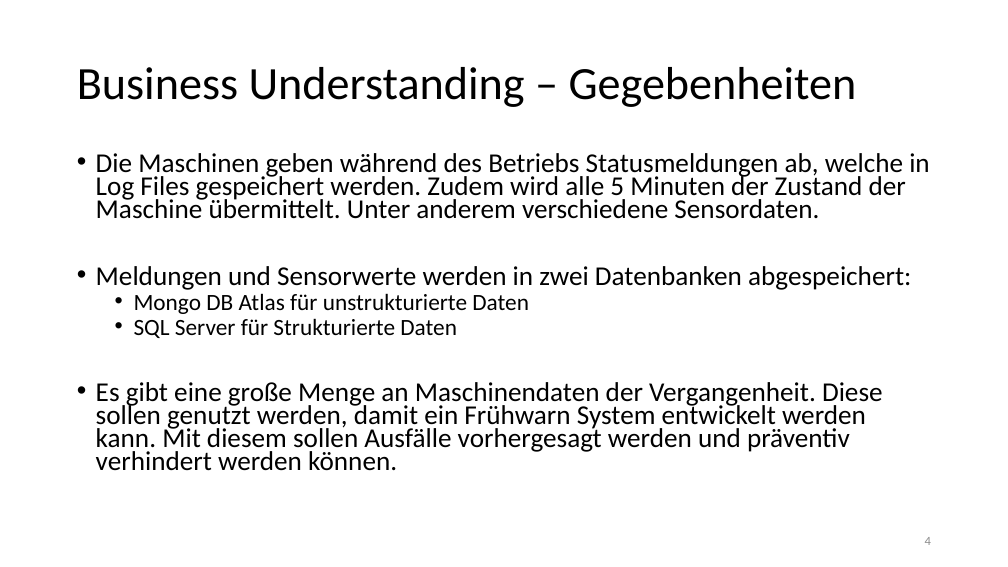
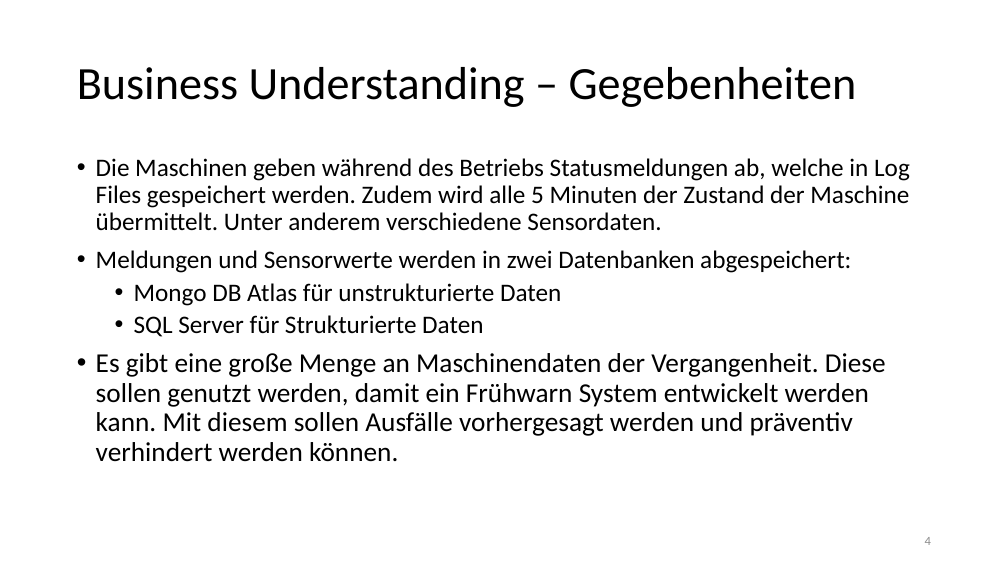
Before and after one commit to Flitschi7/big-data-management, a slide deck: slide 4 of Organisational/Dokumentation HHZ Rocket Project.pptx. Drawn at 1008x567 pixels with LibreOffice and Linux fonts; fonts in the diff are those of the drawing. Boxes give left, top, right and bottom in pixels: in the first picture for what was removed or moved away, otherwise in the second. Text is boxed around its words. In the diff, an @@ line names an element or a change of style, - is before the commit and + after.

```diff
--- a/Organisational/Dokumentation HHZ Rocket Project.pptx
+++ b/Organisational/Dokumentation HHZ Rocket Project.pptx
@@ text "Die Maschinen geben während des ..." at [96, 158, 910, 462]: size 25.9 to 24 pt in "Die Maschinen geben während des Betriebs Statusmeldungen ...", "Meldungen und Sensorwerte werden in zwei Datenbanken ..."; size 22.2 to 24 pt in "Mongo DB Atlas für unstrukturierte Daten", "SQL Server für Strukturierte Daten"; size 25.9 to 26 pt in "Es gibt eine große Menge an Maschinendaten ..."; line spacing 0.7 to 0.9 @@
```
Also in this commit, not shown: 14 other slides changed.
